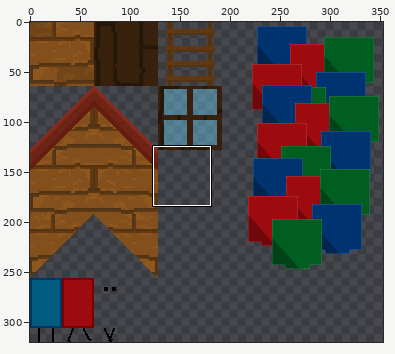
Two states of a sprite sheet, _games/the-flying-house/Flying-House.png. Above: a wide view before the commit, with the close-up outlined.
Close-up. As it was:
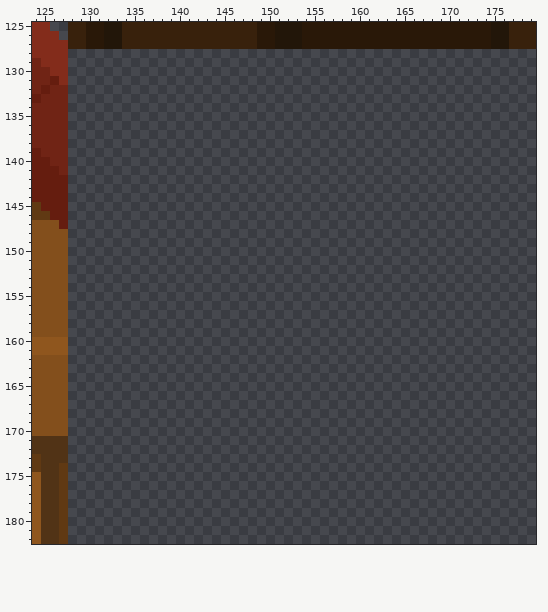
The file is 384x320 pixels. Colours within 5 levels of each other are drawn and written as one. Shown: x 124..179, y 125..182. The wide view leaves out empty margins.
The result:
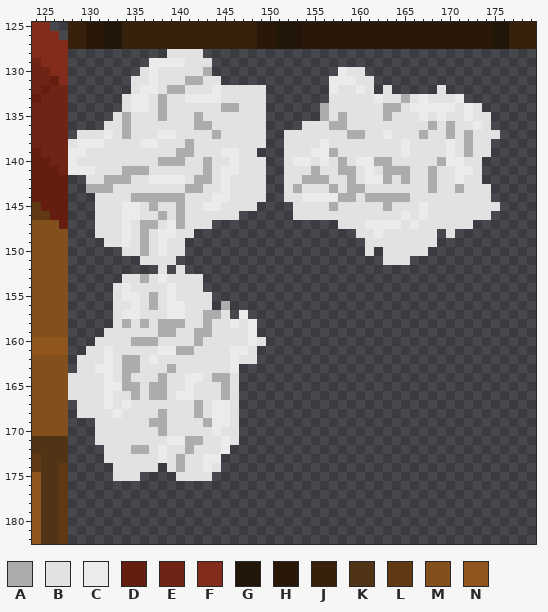
Palette (. is transparent): A #acacac  B #e2e2e2  C #ebebeb  D #651d0f  E #702415  F #832c1b  G #221609  H #291808  J #38210c  K #513316  L #603913  M #834f1c  N #8f561e
Change:
y 128: x 139..142 .... -> BBBB
y 129: x 137..143 ....... -> CCCCBBB
y 130: x 136..143 ........ -> BCBBBBBA; x 158..160 ... -> CBB
y 131: x 135..144 .......... -> BBCBBBAABB; x 157..161 ..... -> CCCBB
y 132: x 135..149 ............... -> BCCBAABBBCBBBBB; x 157..161 ..... -> CBBCB; x 163 . -> B; x 169 . -> B
y 133: x 134..149 ................ -> BCCBABBCCCCBBBBB; x 157..171 ............... -> BBBBBCBBABCBBBC
y 134: x 134..149 ................ -> BCCBABBBBBBAABBB; x 156..173 .................. -> ABBBBBBAABCCCCCBCB
y 135: x 133..149 ................. -> BABBBABBBABBBBBBB; x 156..174 ................... -> ABABBBBABBBCBCBBCBB
y 136: x 132..149 .................. -> BBABBBBBBBAABBBBBB; x 154..174 ..................... -> BBBAABBBBBBBBBABABBCB
y 137: x 129..149 ..................... -> BBBCBABBBCCBBBBABBBBB; x 152..175 ........................ -> BBBBBBBAABBCBBBABBABABBB
y 138: x 128..149 ...................... -> BCCCBBBBCCBBBABBBBBBBB; x 152..174 ....................... -> BBBBCBBBBBBBBCBBBBCBABB
y 139: x 128..148 ..................... -> CCBBBBBBBBBBAABBBCCBB; x 152..174 ....................... -> BBBCCABBBBBBBCBBBBCBABB
y 140: x 128..149 ...................... -> CBBBBBBBBBAAABBABBCBBB; x 152..173 ...................... -> BCCBCBABCCAABBBBBACCBB
y 141: x 128..149 ...................... -> CCCBBBAAABBBBBBABCCBBB; x 152..173 ...................... -> BBBABBAABCBAAABBABBCCB
y 142: x 130..149 .................... -> BBAAABBCCCCBAABCBBBB; x 152..173 ...................... -> BBAAABBABCCABABBABBCBB
y 143: x 130..149 .................... -> AAABBBBBBBBAABBCBBBB; x 152..174 ....................... -> BABBBABAABBBBBBBABBABBB
y 144: x 131..149 ................... -> BBBBAAAAAABBBCCBBBB; x 152..174 ....................... -> BBCCCCAABAAAAABBBBBBBBB
y 145: x 131..148 .................. -> BBBCCBABBABBCCBBBB; x 153..175 ....................... -> BBBBABBBBBABBBCBBBBBBBB
y 146: x 131..146 ................ -> BBBCCBBABABBBBBB; x 153..174 ...................... -> BBBBBBBBBBBBCBCBBBBBBB
y 147: x 131..143 ............. -> BBBCBAABCABBB; x 158..172 ............... -> BBBCCCCBCBBBBBB
y 148: x 131..141 ........... -> BBBCBABCCBB; x 160..168 ......... -> BBCBBBBBB; x 170 . -> B
y 149: x 132..140 ......... -> BBCBABCBB; x 161..168 ........ -> BBBBBBBB
y 150: x 134..140 ....... -> BBABCBB; x 161 . -> B; x 163..167 ..... -> BBBBB
y 151: x 136..139 .... -> BBBB; x 163..165 ... -> BBB
y 152: x 138 . -> B; x 140 . -> B
y 153: x 134..142 ......... -> BBABCBBBB
y 154: x 133..142 .......... -> BCBBBBCBBB
y 155: x 133..143 ........... -> BCCBABCBBBB
y 156: x 133..143 ........... -> BBCBABCCBBB; x 145 . -> A
y 157: x 133..145 ............. -> BCCBBBCCBBAAB; x 147 . -> C
y 158: x 133..148 ................ -> BABABAAABBABBCBC
y 159: x 132..148 ................. -> BBBBBBAABBAABBBBC
y 160: x 131..149 ................... -> BBBBAAABBBBABBBBBCB
y 161: x 130..148 ................... -> BBCBBBBBCCAABBBBCCB
y 162: x 129..148 .................... -> BBBCBAABCBBBBBBBBCBB
y 163: x 129..146 .................. -> BBCCBAABBBABBBBBBC
y 164: x 128..146 ................... -> BBBBCBABBBABBCCBAAB
y 165: x 128..146 ................... -> BBBBCCAABAABBCBBBAB
y 166: x 128..146 ................... -> BBBBCBBABAABCCBBBAB
y 167: x 129..146 .................. -> BBBCBCBBBBBBBABCCB
y 168: x 129..146 .................. -> BBBBCBBBBABBBABCCB
y 169: x 131..146 ................ -> BBBBBBAABBBBACCB
y 170: x 131..146 ................ -> BBBBBBBABBBBBCBB
y 171: x 131..146 ................ -> BBBBBBBBCCAABBCB
y 172: x 132..145 .............. -> BBBAABCBBABBBC
y 173: x 132..144 ............. -> BBBBBBCBABBCC
y 174: x 133..137 ..... -> BBBBB; x 139..144 ...... -> BABBCB
y 175: x 133..135 ... -> BBB; x 140..143 .... -> BBBB
Pixel boxes of the changes (left, top, right, bottom) in both close-ups:
added: (68, 49, 500, 481)
